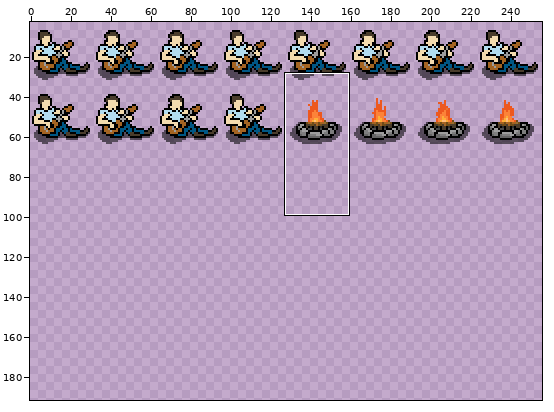
Two versions of one sprite sheet, Assets/spritesheet1.png. Above, an overview of the earlier version with the close-up marked.
Close-up. Before:
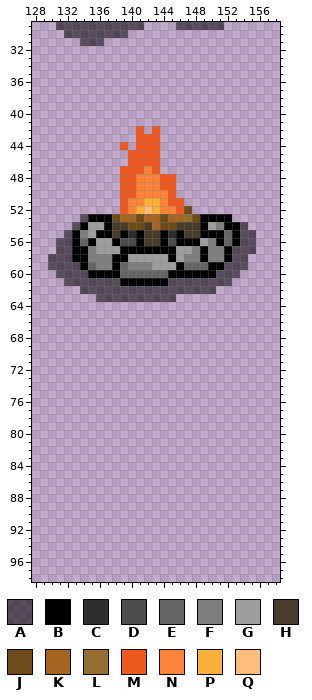
The file is 256x192 pixels. Shown: x 128..158, y 29..98. The wide view leaves out empty margins. The commit also changed other parts of the picture, which this record leaves out.
Palette (. is transparent): A #0000008c  B #000000  C #2e2e2e  D #4c4c4c  E #656565  F #7e7e7e  G #9d9d9d  H #493c2b  J #6d4c19  K #a46422  L #966e31  M #ed581e  N #fc8339  P #fcb039  Q #ffbd7d
Pixels before, first column x 130:
29 .AAAAAAAAAAA....AAAAAA....
30 ..AAAAAAAA................
31 ....AAA...................
32 ..........................
33 ..........................
34 ..........................
35 ..........................
36 ..........................
37 ..........................
38 ..........................
39 ..........................
40 ..........................
41 ..........................
42 ...........M.M............
43 ...........MMM............
44 .........M.MMM............
45 ..........MMMM............
46 ..........MMMM............
47 .........MMMNM............
48 .........MMNNNMM..........
49 .........MMNNNMM..........
50 .........MMNNNNM..........
51 .........MNNPPNMM.........
52 .........MNPQPNNMJ........
53 ....ABBBJKKJKKJKKLJBBBB...
54 ...ABGGBHHJJHKJJHHHBGFBBA.
55 ..ABFGBBHBCBHHBCBHHBBBEBAA
56 .AABEBGGBDDBHHBDBBBGFBEBAA
57 .AABBFGGGBBBBBBBGGFBFFBAAA
58 AAABBFFFBBGGGGGBGFFBFFBAA.
59 AAAABEFFBEFFFGGGBEEEBBAAA.
60 .AAAABBBBEEEEEEBBBBBBAAA..
61 ..AAAAAAABBBBBBAAAAAAAA...
62 ....AAAAAAAAAAAAAAAAA.....
63 ......AAAAAAAAAA..........
Now the later version:
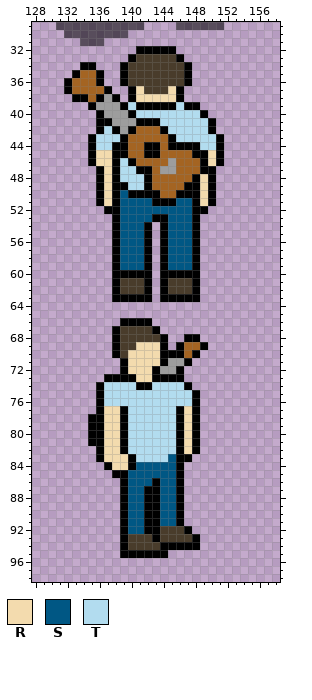
Colours new in this view: R #f3dbae  S #005784  T #b2dcef
Difference:
y 32: x 141..145 ..... -> BBBBB
y 33: x 140..146 ....... -> BHHHHHB
y 34: x 134..135 .. -> BB; x 139..147 ......... -> BHHHHHHHB
y 35: x 133..136 .... -> BKKB; x 139..147 ......... -> BHHHHHHHB
y 36: x 132..136 ..... -> BKKKB; x 139..147 ......... -> BHHHHHHHB
y 37: x 132..137 ...... -> BKKKKB; x 140..146 ....... -> BRHHHRB
y 38: x 133..138 ...... -> BBKBGB; x 140..146 ....... -> BRRRRRB
y 39: x 135..148 .............. -> BGGGBTBBBBBTBB
y 40: x 136..149 .............. -> BGGGBTTTTTTTTB
y 41: x 136..150 ............... -> BBGGGBBBTTTTTTB
y 42: x 136..150 .....M.M....... -> BTBGBKKKBTTTTTB
y 43: x 135..151 ......MMM........ -> BTTTBKKKKKBTTTTTB
y 44: x 135..151 ....M.MMM........ -> BTTBBKKBBKBBBBTTB
y 45: x 135..151 .....MMMM........ -> BRRBBKKBBKKKKBBRB
y 46: x 135..151 .....MMMM........ -> BRRBTBKKKKGKKKBRB
y 47: x 136..150 ...MMMNM....... -> BRBTTBBKGGKKKBB
y 48: x 136..150 ...MMNNNMM..... -> BRBTTTBKKKKKBRB
y 49: x 136..150 ...MMNNNMM..... -> BRBBTTBKKKKBBRB
y 50: x 136..150 ...MMNNNNM..... -> BRBSBBBBKKBBBRB
y 51: x 136..150 ...MNNPPNMM.... -> BRBSSSSBBBSSBRB
y 52: x 137..149 ..MNPQPNNMJ.. -> BBSSSSSSSSSBB
y 53: x 134..152 ABBBJKKJKKJKKLJBBBB -> ....BSSSSBBSSSB....
y 54: x 133..154 ABGGBHHJJHKJJHHHBGFBBA -> .....BSSSB.BSSSB......
y 55: x 132..143 ABFGBBHBCBHH -> ......BSSSB.; x 145..155 CBHHBBBEBAA -> SSSB.......
y 56: x 131..137 AABEBGG -> .......; x 139..143 DDBHH -> SSSB.; x 145..147 DBB -> SSS; x 149..155 GFBEBAA -> .......
y 57: x 131..141 AABBFGGGBBB -> .......BSSS; x 143 B -> .; x 145..155 BGGFBFFBAAA -> SSSB.......
y 58: x 130..137 AAABBFFF -> ........; x 139..154 BGGGGGBGFFBFFBAA -> SSSB.BSSSB......
y 59: x 130..137 AAAABEFF -> ........; x 139..154 EFFFGGGBEEEBBAAA -> SSSB.BSSSB......
y 60: x 131..137 AAAABBB -> .......; x 139..144 EEEEEE -> BBBB.B; x 149..153 BBAAA -> .....
y 61: x 132..141 AAAAAAABBB -> ......BHHH; x 143 B -> .; x 145..152 AAAAAAAA -> HHHB....
y 62: x 134..150 AAAAAAAAAAAAAAAAA -> ....BHHHB.BHHHB..
y 63: x 136..148 AAAAAAAAAA... -> ..BBBBB.BBBBB
y 66: x 139..142 .... -> BBBB
y 67: x 138..143 ...... -> BHHHHB
y 68: x 138..144 ....... -> BHHHHHB; x 147..148 .. -> BB
y 69: x 138..144 ....... -> BHHRRRB; x 146..149 .... -> BKKB
y 70: x 138..148 ........... -> BHRRRRBBBKB
y 71: x 139..147 ......... -> BRRRRBGGB
y 72: x 139..146 ........ -> BRRRBGGB
y 73: x 137..146 .......... -> BBBBRRBBBB
y 74: x 136..147 ............ -> BTTTTBBTTTTB
y 75..76: x 136..148 ............. -> BTTTTTTTTTTTB
y 77: x 136..148 ............. -> BRRBTTTTTTBRB
y 78..81: x 135..148 .............. -> BBRRBTTTTTTBRB
y 82: x 136..148 ............. -> BRRBTTTTTTBRB
y 83: x 136..147 ............ -> BRRRBTTTTSBB
y 84: x 137..146 .......... -> BRRBSSSSSB
y 85: x 138..146 ......... -> BBSSSSSSB
y 86: x 139..146 ........ -> BSSSBSSB
y 87..91: x 139..146 ........ -> BSSBBSSB
y 92: x 139..147 ......... -> BSSBBHHHB
y 93: x 139..148 .......... -> BHHHBHHHHB
y 94: x 139..148 .......... -> BHHHHBBBBB
y 95: x 139..144 ...... -> BBBBBB
Changed places in both close-ups, as pixel boxes (x1, y1, x2, y2):
changed: (48, 46, 256, 558)
